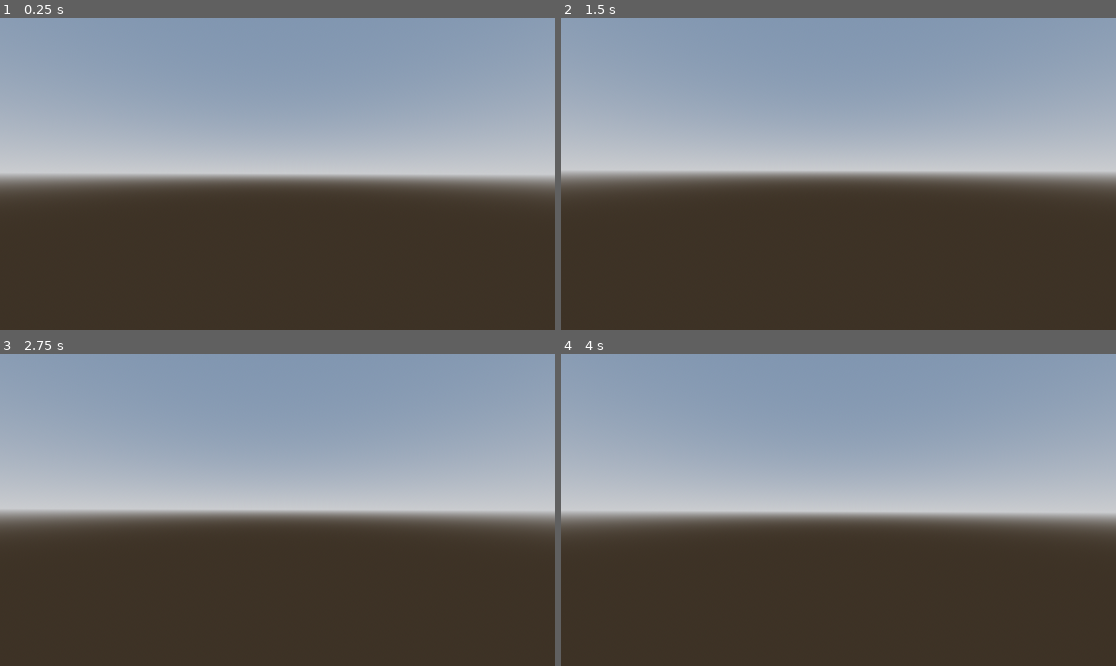
Above: before the commit, frames 1-4 (two rows, left to right).
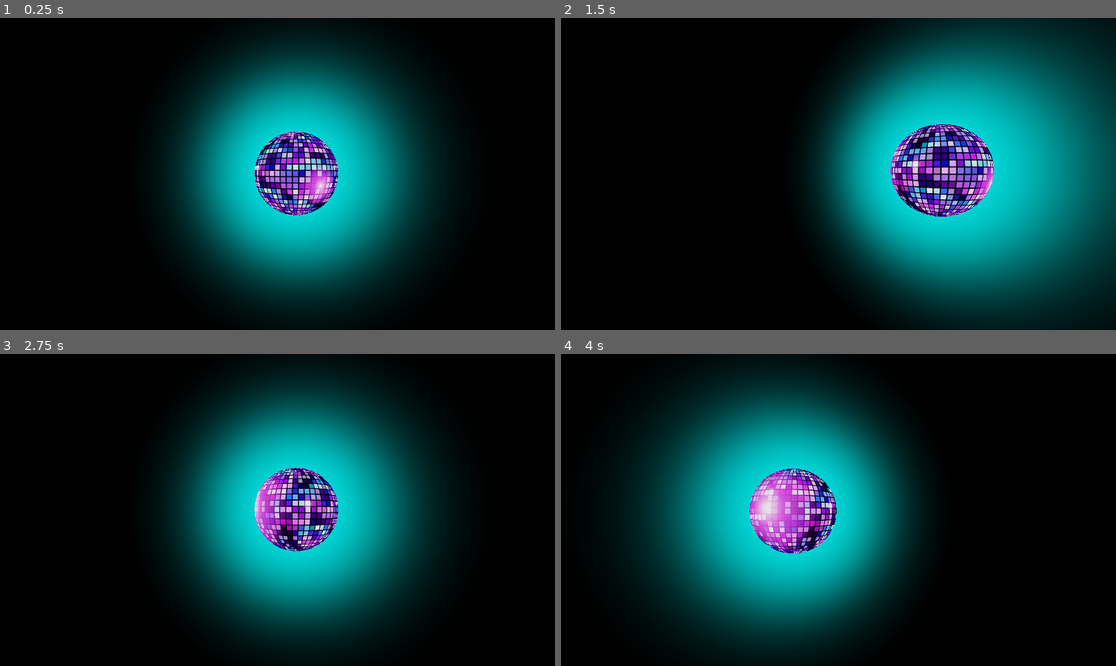
Above: after the commit, the same moments.

Repository: HOMAK13/ritm
Game: Godot game, scene res://main.tscn
Two runs of this game, one before a commit and one after it. Both use one fixed random seed, a clock stepped at 60 frames per second and the inputs below.
Inputs (mouse positions are in pixels of both pictures, inside the frame that each line leads up to):
- Up to frame 1 (0.25 s): no input
- Up to frame 2 (1.5 s): move the mouse to (866, 174) at 0.52 s; move the mouse to (810, 174) at 1.27 s
- Up to frame 3 (2.75 s): move the mouse to (288, 503) at 2.02 s
- Up to frame 4 (4 s): move the mouse to (832, 516) at 2.77 s; move the mouse to (877, 513) at 3.52 s

The runs differ from the first frame. In frame 1, 100% of the frame differs, in the area x 0-100%, y 0-100%; in frame 2, 100%; in frame 3, 100%; in frame 4, 100%.
Error before the commit: Invalid access of index '2' on a base object of type: 'PackedStringArray'. (res://main.gd:50)
Error after the commit: Invalid access of index '3' on a base object of type: 'PackedStringArray'. (res://main.gd:53)

Commit message:
sky box shader placeholder

Diff:
--- a/csg_box_3d.gd
+++ /dev/null
@@ -1,8 +0,0 @@
-extends CSGBox3D
-
-@onready var Player = get_node("PlayerController").get_child(0)
-
-func _process(delta):
-	self.transform.origin.y = -3;
-	self.transform.origin.x = Player.transform.x;
-	self.transform.origin.z = Player.transform.z;
--- a/main.gd
+++ b/main.gd
@@ -1,12 +1,12 @@
 extends Node3D
 
-const DEBUG_LEVEL = 2
-const DEBUG_DIFFICULTY = "insane"
+const DEBUG_LEVEL = 3
+const DEBUG_DIFFICULTY = "normal"
 const DEBUG_SPEED = 5.0;
 const MIN_PLATFORM_LENGTH = 0.5;
 const DEBUG_NOOB_COEFICIENT = 0.6;
+const JUMP_TIME = .5;
 
-const JUMP_TIME = .5;
 var current_directory;
 var list_of_levels;
 var beatmap;
@@ -17,29 +17,32 @@
 
 
 @onready var Player = get_node("PlayerController").get_child(0);
+@onready var sky: WorldEnvironment = get_node("Sky");
+@onready var light = get_node("Light");
 
 func _ready():
 	load_level(DEBUG_LEVEL);
 	$MusicController.load_music(current_directory + "/" + path_to_music.erase(path_to_music.length() -1));
 	platform = preload("res://platform.tscn");
-	var scene = platform.instantiate();
-	var time_between_platforms = (beatmap[beatmap_index] - beatmap[beatmap_index - 1]);
-	var duration_as_distance = time_between_platforms / 1000.0 * DEBUG_SPEED;
-	scene.scale.x = duration_as_distance - DEBUG_SPEED * JUMP_TIME * DEBUG_NOOB_COEFICIENT;
-	scene.position = Vector3(Player.global_position.x + scene.scale.x/2, Player.position.y - 1, Player.position.z);
-	add_child(scene)
+	create_platform(beatmap_index)
 
 func _process(delta: float) -> void:
 	if (beatmap_index < beatmap.size() - 1):
 		time += delta * 1000;
 		if (time > beatmap[beatmap_index]):
 			beatmap_index += 1;
-			var scene = platform.instantiate();
-			var time_between_platforms = (beatmap[beatmap_index] - beatmap[beatmap_index - 1]);
-			var duration_as_distance = time_between_platforms / 1000.0 * DEBUG_SPEED;
-			add_child(scene)
-			scene.scale.x = duration_as_distance - DEBUG_SPEED * JUMP_TIME * DEBUG_NOOB_COEFICIENT;
-			scene.position = Vector3(Player.position.x + duration_as_distance/2 + DEBUG_SPEED * JUMP_TIME * DEBUG_NOOB_COEFICIENT, Player.position.y - 0.4, Player.position.z + (randf_range(-.7, .7)));
+
+			create_platform(beatmap_index)
+
+			var r = randi_range(0, 1) * 255;
+			var g = randi_range(0, 1) * 255;
+			var b =  randi_range(0, 1) * 255;
+
+			if (r == 255 and g == 255 and b == 255):
+				light.light_color = Color(250, 160, 150);
+			else:
+				sky.environment.sky.sky_material.set("shader_parameter/sun_color", Vector3(r + 1, g  + 1, b + 1));
+				light.light_color = Color(255 - r, 255 - g, 255 - b);
 
 func load_level (index: int):
 	var dir: DirAccess = DirAccess.open("user://levels");
@@ -70,3 +73,12 @@
 
 	path_to_music = level.get_slice("AudioFilename: ", 1).get_slice("\n", 0).trim_prefix(" ").trim_suffix("\n");
 	print(path_to_music)
+
+func create_platform(index: int) ->void:
+	var scene = platform.instantiate();
+	var time_between_platforms = (beatmap[beatmap_index] - beatmap[beatmap_index - 1]);
+	var duration_as_distance = time_between_platforms / 1000.0 * DEBUG_SPEED;
+	add_child(scene)
+	scene.scale.x = duration_as_distance - DEBUG_SPEED * JUMP_TIME * DEBUG_NOOB_COEFICIENT;
+	scene.position = Vector3(Player.position.x + duration_as_distance/2 + DEBUG_SPEED * JUMP_TIME * DEBUG_NOOB_COEFICIENT, 0, Player.position.z + (randf_range(-.7, .7)));
+	scene.id = beatmap_index;
--- a/main.tscn
+++ b/main.tscn
@@ -1,34 +1,60 @@
-[gd_scene load_steps=7 format=3 uid="uid://hf51pbhurlj1"]
+[gd_scene load_steps=10 format=3 uid="uid://hf51pbhurlj1"]
 
 [ext_resource type="Script" uid="uid://b8hilakk6mlnb" path="res://main.gd" id="1_h2yge"]
 [ext_resource type="PackedScene" uid="uid://dtfsxflrf5kkd" path="res://player_controller.tscn" id="1_ig7tw"]
 [ext_resource type="Script" uid="uid://bi5o2dq73e6nf" path="res://audio_stream_player.gd" id="2_0xm2m"]
+[ext_resource type="Shader" uid="uid://dfs8pxpk4vopd" path="res://sky.gdshader" id="2_1bvp3"]
+[ext_resource type="Texture2D" uid="uid://bqfpi2ncfy36s" path="res://textures/out.png" id="3_lquwl"]
 
-[sub_resource type="ProceduralSkyMaterial" id="ProceduralSkyMaterial_7dm0k"]
-sky_horizon_color = Color(0.662243, 0.671743, 0.686743, 1)
-ground_horizon_color = Color(0.662243, 0.671743, 0.686743, 1)
+[sub_resource type="ShaderMaterial" id="ShaderMaterial_lquwl"]
+shader = ExtResource("2_1bvp3")
+shader_parameter/sun_pos = Vector3(0, 0, 10000)
+shader_parameter/sun_color = Vector3(255, 1, 1)
+shader_parameter/ball_tex = ExtResource("3_lquwl")
+shader_parameter/disco_ball_radius = 2000.0
 
-[sub_resource type="Sky" id="Sky_ig7tw"]
-sky_material = SubResource("ProceduralSkyMaterial_7dm0k")
+[sub_resource type="Sky" id="Sky_7mycd"]
+sky_material = SubResource("ShaderMaterial_lquwl")
 
 [sub_resource type="Environment" id="Environment_0xm2m"]
 background_mode = 2
-sky = SubResource("Sky_ig7tw")
+background_color = Color(0.686715, 0.299858, 0.957069, 1)
+sky = SubResource("Sky_7mycd")
+ambient_light_source = 1
+reflected_light_source = 1
 tonemap_mode = 2
+tonemap_exposure = 2.05
+tonemap_white = 16.0
+glow_intensity = 0.0
+fog_light_energy = 0.0
+fog_sky_affect = 0.991
+volumetric_fog_density = 0.087
+adjustment_contrast = 3.15
+
+[sub_resource type="GDScript" id="GDScript_h2yge"]
+script/source = "extends WorldEnvironment
+
+"
 
 [node name="Main" type="Node3D"]
 transform = Transform3D(0.0941257, 0, -0.99556, 0, 1, 0, 0.99556, 0, 0.0941257, 0, -0.167322, 0)
 script = ExtResource("1_h2yge")
 
-[node name="WorldEnvironment" type="WorldEnvironment" parent="."]
+[node name="Sky" type="WorldEnvironment" parent="."]
 environment = SubResource("Environment_0xm2m")
+script = SubResource("GDScript_h2yge")
 
-[node name="DirectionalLight3D" type="DirectionalLight3D" parent="."]
-transform = Transform3D(-0.866023, -0.433016, 0.250001, 0, 0.499998, 0.866027, -0.500003, 0.749999, -0.43301, 0, 0, 0)
-shadow_enabled = true
+[node name="Light" type="DirectionalLight3D" parent="."]
+transform = Transform3D(1, 0, 0, 0, -4.37114e-08, 1, 0, -1, -4.37114e-08, 0, 2.11313, 0)
+light_color = Color(0.985733, 0.000802243, 0.985727, 1)
+light_indirect_energy = 0.0
+light_volumetric_fog_energy = 0.0
+light_specular = 0.0
+light_bake_mode = 0
 
 [node name="MusicController" type="AudioStreamPlayer" parent="."]
 volume_db = -0.42
 script = ExtResource("2_0xm2m")
 
 [node name="PlayerController" parent="." instance=ExtResource("1_ig7tw")]
+transform = Transform3D(1, 0, 0, 0, 1, 0, 0, 0, 1, 0, 2, 0)
--- /dev/null
+++ b/platform.gd
@@ -0,0 +1,7 @@
+extends Node3D
+
+var id;
+
+func _process(delta: float) -> void:
+	if (id + 1 < get_parent().beatmap_index):
+		queue_free();
--- a/platform.tscn
+++ b/platform.tscn
@@ -1,6 +1,9 @@
-[gd_scene format=3 uid="uid://brpamq4d65j2a"]
+[gd_scene load_steps=2 format=3 uid="uid://brpamq4d65j2a"]
+
+[ext_resource type="Script" uid="uid://b43ilod85edvd" path="res://platform.gd" id="1_mi635"]
 
 [node name="Platform" type="Node3D"]
+script = ExtResource("1_mi635")
 
 [node name="CSGBox3D" type="CSGBox3D" parent="."]
 use_collision = true
--- /dev/null
+++ b/sky.gdshader
@@ -0,0 +1,74 @@
+shader_type sky;
+
+uniform vec3 sun_pos = vec3(0.0);
+uniform vec3 sun_color = vec3(0, 0, 0);
+uniform sampler2D ball_tex: source_color, filter_linear;
+uniform float disco_ball_radius = 1000.0;
+
+struct RayHit {
+	bool is_hit;
+	vec3 normal;
+	vec3 hit_point;
+};
+
+RayHit hit_sphere (vec3 origin, vec3 dir, vec3 sphere_center, float sphere_radius) {
+	RayHit ray_hit;
+	ray_hit.is_hit = false;
+	vec3 oc = origin - sphere_center;
+	float a = dot(dir, dir);
+	float b = 2.0 * dot(oc, dir);
+	float c = dot(oc, oc) - pow(sphere_radius, 2.0);
+
+	float delta = pow(b, 2.0) - 4.0 * a * c;
+
+	if (delta < 0.0)
+		return ray_hit;
+	float root = sqrt(delta);
+	float t1 = (-b - root) / (2.0 * a);
+	float t2 = (-b + root) / (2.0 * a);
+
+	float t_near = min(t1, t2);
+	float t_far = max(t1, t2);
+
+	if (t_near < 0.0) {
+		if (t_far >= 0.0)
+			t_near = 0.0;
+		else
+			return ray_hit;
+	}
+
+	ray_hit.hit_point = dir * vec3(t_near) + origin;
+	ray_hit.normal = normalize(ray_hit.hit_point - sphere_center);
+	ray_hit.is_hit = true;
+
+	return ray_hit;
+}
+
+vec2 get_spherical_uv(vec3 point_on_sphere, float rotation) {
+	vec3 n = normalize(point_on_sphere);
+	float theta = atan(n.z, n.x);
+	float phi = acos(n.y);
+	theta += rotation;
+	float u = (theta + PI) / TAU;
+	float v = phi / PI;
+	return vec2(u, v);
+}
+
+
+
+
+void sky() {
+	if (AT_CUBEMAP_PASS) {
+		COLOR = vec3(0.2, 0.6, 1.0);
+	} else {
+		vec3 ball_center = sun_pos;
+		RayHit ball_hit = hit_sphere(POSITION, EYEDIR, ball_center, disco_ball_radius);
+		if (ball_hit.is_hit) {
+			vec2 uv = get_spherical_uv(ball_hit.hit_point - ball_center, TIME * 0.5);
+			COLOR = texture(ball_tex, uv).rgb;
+		} else {
+			float ds = dot(normalize(sun_pos - POSITION), EYEDIR);
+			COLOR += pow(vec3(pow(ds, sun_color.x), pow(ds, sun_color.y), pow(ds, sun_color.z)), vec3(13.0));
+		}
+	}
+}
Not shown, removed: csg_box_3d.gd.uid
Not shown, added: platform.gd.uid
Not shown, added: sky.gdshader.uid
Binary file added: textures/out.png
Not shown, added: textures/out.png.import
Not shown, added: textures/texture
